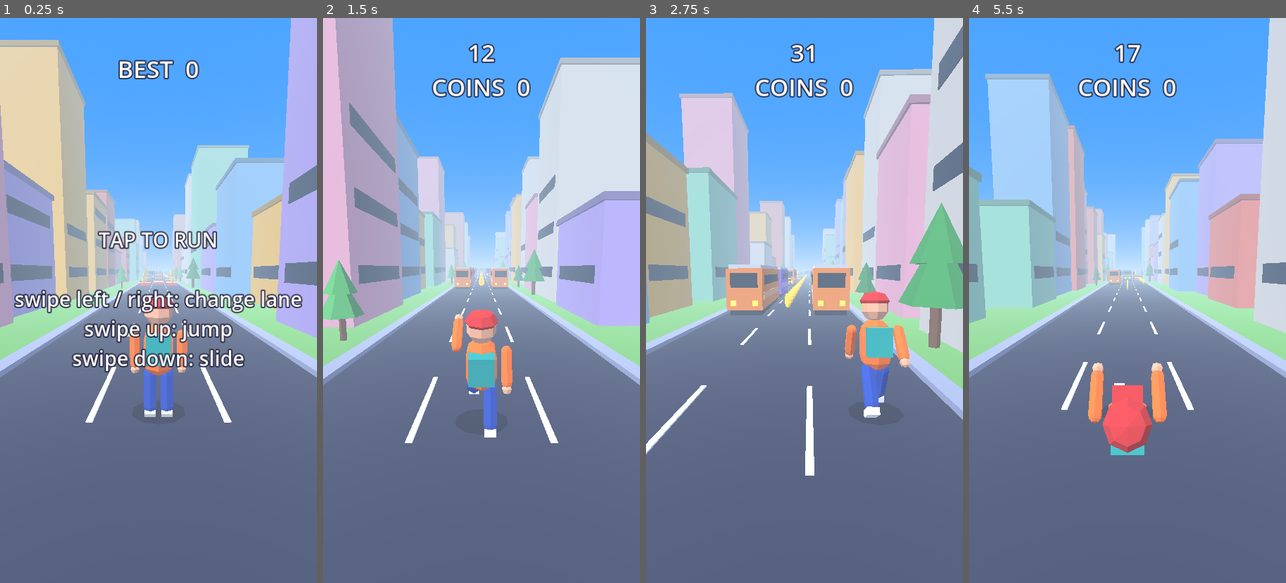
Above: before the commit, frames 1-4 (left to right).
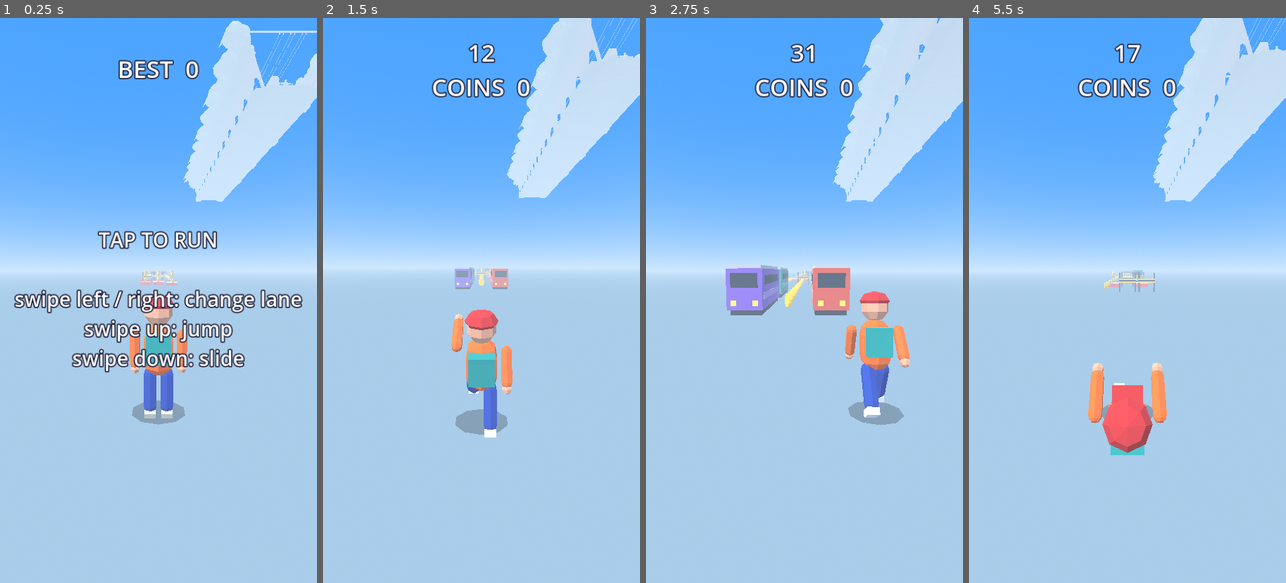
Above: after the commit, the same moments.

Repository: akshathgaming198028-cell/EndlessGame
Game: Godot game, scene res://main.tscn
Two runs of this game, one before a commit and one after it. Both use one fixed random seed, a clock stepped at 60 frames per second and the inputs below.
Inputs (mouse positions are in pixels of both pictures, inside the frame that each line leads up to):
- Up to frame 1 (0.25 s): no input
- Up to frame 2 (1.5 s): tap Enter at 0.5 s; move the mouse to (551, 272) at 0.52 s; hold Right 0.53-1.25 s; click (551, 272) at 0.67 s; tap Space at 0.77 s; drag from (418, 328) to (465, 413) at 1.27 s
- Up to frame 3 (2.75 s): move the mouse to (836, 176) at 2.02 s; hold Right from 2.03 s (still down)
- Up to frame 4 (5.5 s): release Right at 2.75 s; drag from (1111, 413) to (1032, 215) at 2.77 s; tap Enter at 3.5, 4.25 s; move the mouse to (1222, 385) at 3.52 s; hold Left 3.53-4.25 s; tap Space at 3.77 s; drag from (1032, 215) to (1079, 159) at 4.27 s; move the mouse to (1143, 300) at 5.02 s; hold Down from 5.03 s (still down); click (1143, 300) at 5.17 s

The runs differ from the first frame. In frame 1, 75% of the frame differs, in the area x 0-100%, y 0-100%; in frame 2, 76%; in frame 3, 74%; in frame 4, 78%.

Commit message:
Use Subway Surfers map model as repeating street tiles
Procedural buildings and road are replaced by two map.glb tiles that scroll
and recycle. Scale and offset are constants at the top of main.gd.

Co-Authored-By: Claude Haiku 5.5 <noreply@anthropic.com>
Claude-Session: https://claude.ai/code/session_01DDNfUcEeZJQNoZPcRL3Cag

Diff:
--- a/main.gd
+++ b/main.gd
@@ -12,6 +12,12 @@
 #                                animations with run / jump / slide / die / idle in the name)
 
 const LANE_W := 2.4
+# --- MAP (Subway Surfers model in assets/map.glb). Tweak these after testing. ---
+const MAP_PATH := "res://assets/map.glb"
+const MAP_LEN := 414.3      # length of the street along its own X axis, in model units
+const MAP_SCALE := 1.0      # bigger = larger world. Try 0.5 if it looks giant, 2.0 if tiny
+const MAP_OFFSET_X := 4.3   # centres the street across the lanes
+const MAP_Y := 82.5         # lifts the model so its lowest point is at ground y=0
 const CHUNK_LEN := 30.0
 const NUM_CHUNKS := 6
 const GRAVITY := 38.0
@@ -46,6 +52,8 @@
 var prev_train := false
 
 var chunks: Array = []
+var map_scene: PackedScene = null
+var map_tiles: Array = []
 var mat_cache := {}
 var m_box: BoxMesh
 var m_cone: ArrayMesh
@@ -103,6 +111,7 @@
 	_make_camera()
 	_make_ui()
 	_make_audio()
+	_make_map()
 	_reset_world()
 	_set_state(State.MENU)
 
@@ -417,6 +426,8 @@
 # ---------------------------------------------------------------- world generation
 
 func _reset_world() -> void:
+	for i in map_tiles.size():
+		map_tiles[i].position.z = -i * MAP_LEN * MAP_SCALE
 	for c in chunks:
 		var old: Node3D = c["node"]
 		old.queue_free()
@@ -434,7 +445,8 @@
 	node.position = Vector3(0, 0, z)
 	add_child(node)
 	var items: Array = []
-	_build_scenery(node)
+	if map_scene == null:
+		_build_scenery(node)
 	if index >= 2:
 		_build_obstacles(node, items)
 	chunks.append({"node": node, "items": items})
@@ -584,6 +596,40 @@
 
 # ---------------------------------------------------------------- game flow
 
+func _make_map() -> void:
+	if not ResourceLoader.exists(MAP_PATH):
+		return
+	map_scene = load(MAP_PATH) as PackedScene
+	if map_scene == null:
+		return
+	var len_units := MAP_LEN * MAP_SCALE
+	for i in 2:
+		var tile := Node3D.new()
+		add_child(tile)
+		var inst: Node3D = map_scene.instantiate()
+		inst.rotation_degrees.y = -90.0
+		inst.scale = Vector3.ONE * MAP_SCALE
+		inst.position = Vector3(MAP_OFFSET_X, MAP_Y, -1.0) * MAP_SCALE
+		tile.add_child(inst)
+		tile.position.z = -i * len_units
+		map_tiles.append(tile)
+
+
+func _move_map(dt: float) -> void:
+	if map_tiles.size() < 2:
+		return
+	var len_units := MAP_LEN * MAP_SCALE
+	for t in map_tiles:
+		t.position.z += speed * dt
+	for t in map_tiles:
+		if t.position.z > 40.0:
+			var min_z := INF
+			for o in map_tiles:
+				if o != t:
+					min_z = minf(min_z, o.position.z)
+			t.position.z = min_z - len_units
+
+
 func _score() -> int:
 	return int(dist) + coins * 10
 
@@ -760,6 +806,7 @@
 	for c in chunks:
 		var n: Node3D = c["node"]
 		n.position.z += speed * dt
+	_move_map(dt)
 	_recycle_chunks()
 	_check_collisions()
 
